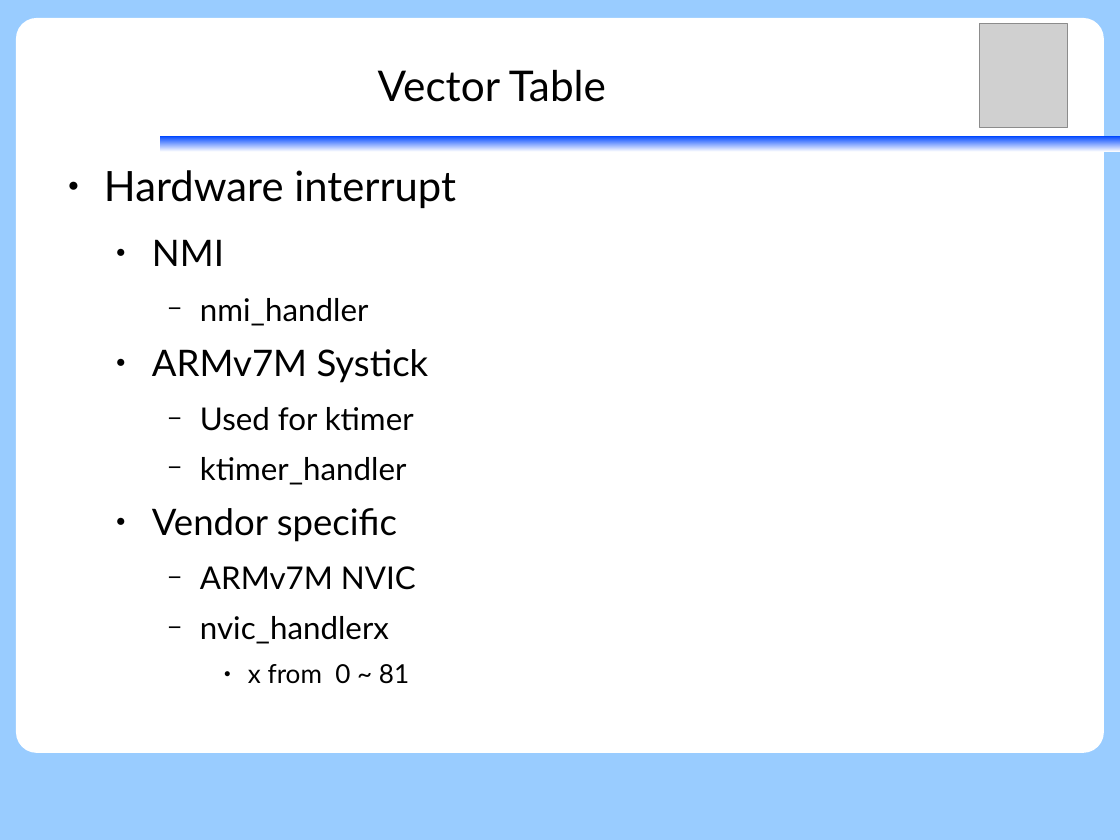
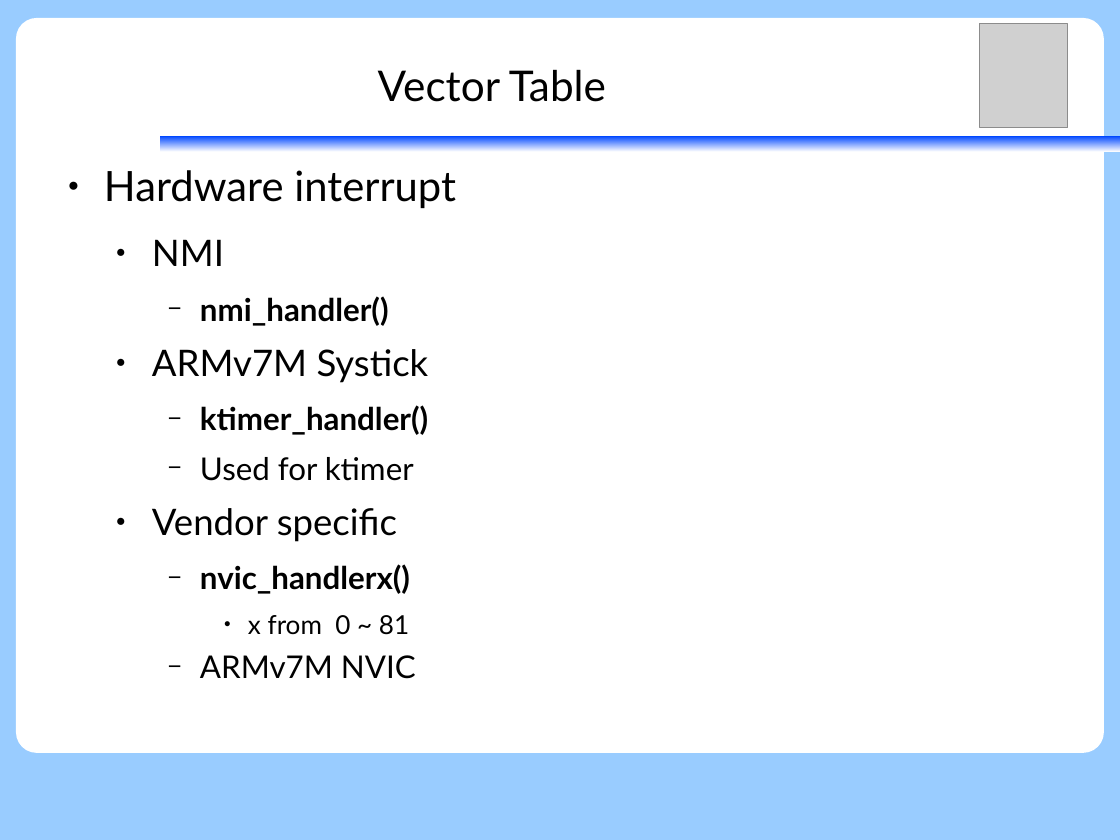
Before and after one commit to vh21/documents, a slide deck: slide 17 of ukernel/f9-microkernel-mcu-integration.odp (slide 11 before the commit). Drawn at 1120x840 pixels with LibreOffice and Linux fonts; fonts in the diff are those of the drawing; grey boxes stand for pictures. Boxes give left, top, right and bottom in pixels: in the first picture for what was removed or moved away, otherwise in the second. Text is boxed around its words. In the diff, an @@ line names an element or a change of style, - is before the commit and + after.

```diff
--- a/ukernel/f9-microkernel-mcu-integration.odp
+++ b/ukernel/f9-microkernel-mcu-integration.odp
@@ text at box(200, 296, 389, 326): text changed; bold on @@
-    − nmi_handler
+    − nmi_handler()
@@ text at box(200, 405, 428, 435): paragraph added @@
+    − ktimer_handler()
@@ text at box(200, 457, 407, 485): paragraph removed @@
-    − ktimer_handler
@@ text at box(200, 564, 410, 635): paragraphs added @@
+    − nvic_handlerx()
+      ● x from 0 ~ 81
@@ text at box(200, 616, 409, 684): paragraphs removed @@
-    − nvic_handlerx
-      ● x from 0 ~ 81
```
Also in this commit, not shown: 7 other slides changed, 7 slides added, 3 slides removed.
